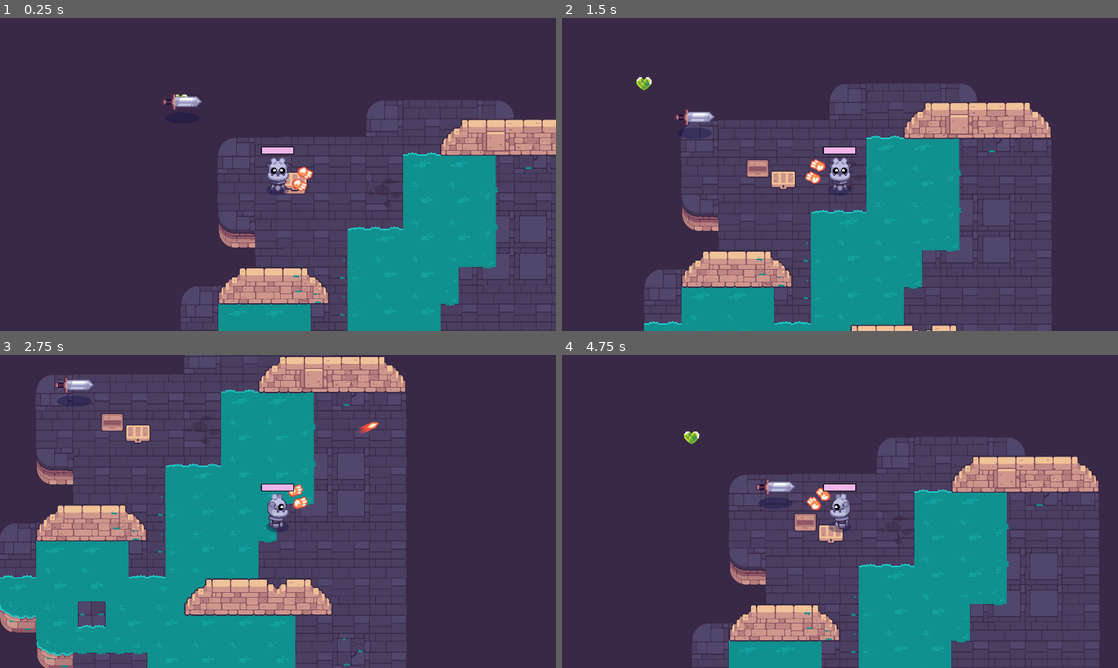
Above: before the commit, frames 1-4 (two rows, left to right).
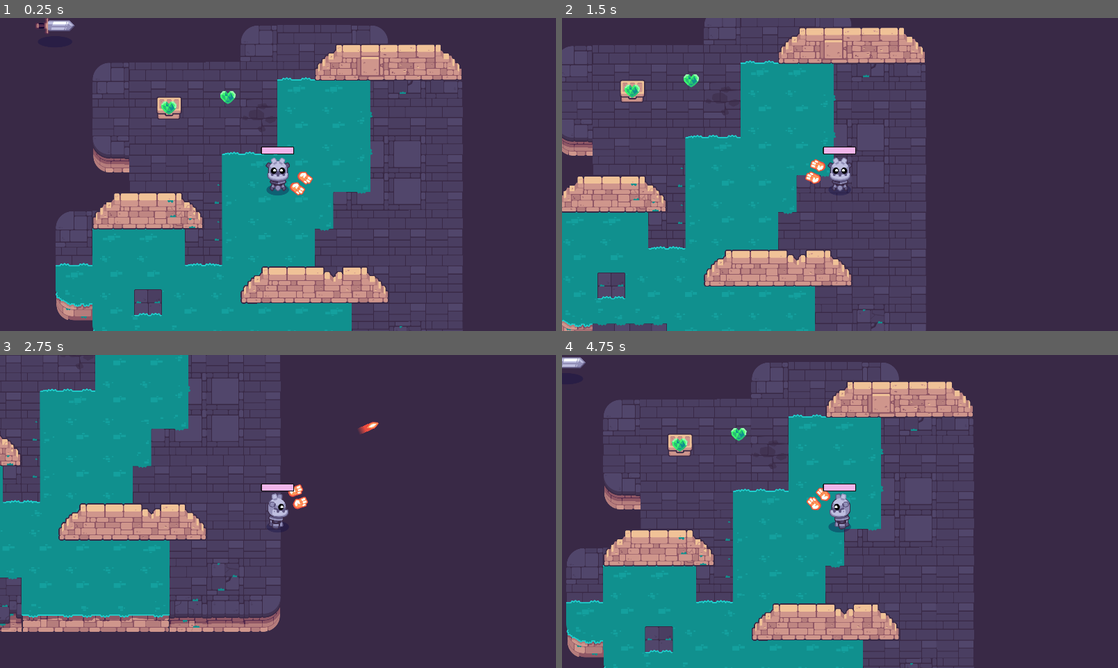
Above: after the commit, the same moments.

Repository: yokitann/Path-of-Sorcerers-Game-
Game: Godot game, scene res://game.tscn
The game is run twice, just before and just after one commit, with the same random seed, the same clock (stepped at 60 frames per second) and the same inputs. The project has no main scene, so this scene is started directly.
Inputs (mouse positions are in pixels of both pictures, inside the frame that each line leads up to):
- Up to frame 1 (0.25 s): no input
- Up to frame 2 (1.5 s): tap Enter at 0.5 s; move the mouse to (962, 158) at 0.52 s; hold Right (move_right) 0.53-1.28 s; tap E (pick_up) at 0.6, 1.35 s; click (962, 158) at 0.67 s; move the mouse to (728, 190) at 1.27 s; hold Down (move_down) from 1.28 s (still down)
- Up to frame 3 (2.75 s): move the mouse to (333, 442) at 2.02 s; release Down (move_down) at 2.03 s; hold Right (move_right) from 2.03 s (still down); tap Space (shoot) at 2.1 s; tap E (pick_up) at 2.3 s
- Up to frame 4 (4.75 s): move the mouse to (812, 574) at 2.77 s; release Right (move_right) at 2.78 s; hold Up (move_up) 2.78-3.53 s; tap Z at 2.85 s; click (812, 574) at 2.92 s; tap E (pick_up) at 3.05, 3.6, 4.35 s; move the mouse to (1006, 558) at 3.52 s; hold Left (move_left) from 3.53 s (still down); move the mouse to (673, 464) at 4.27 s

The runs differ from the first frame. In frame 1, 61% of the frame differs, in the area x 6-100%, y 0-100%; in frame 2, 64%, in the area x 0-89%, y 0-100%; in frame 3, 57%; in frame 4, 64%.

Commit message:
L12 pt 2

Diff:
--- a/M10.twin_stick_workbook/chest.gd
+++ b/M10.twin_stick_workbook/chest.gd
@@ -3,7 +3,7 @@
 @export var possible_items: Array[Item] = []
 @onready var _animation: AnimationPlayer = %AnimationPlayer
 
-var _player_touch := false
+var _player_touch := false #how does this variable work
 var _first_open := true
 
 func _ready() -> void:
@@ -15,10 +15,21 @@
 	)
 
 func _unhandled_input(event: InputEvent) -> void:
-	if Input.is_action_just_pressed("pick_up") and _first_open:
+	if _player_touch and Input.is_action_just_pressed("pick_up") and _first_open:
 		open()
+		_pickup_spawn()
 
 func open() -> void:
 	_animation.play("open")
 	_first_open = false
+	_pickup_spawn()
 	#not open again because first_open will not be true, so the _unhandled function will not play
+
+func _pickup_spawn():
+	if possible_items.is_empty(): #checks if the chest is empty
+		return
+
+	var item: Item = possible_items.pick_random()
+	var pickup = %Pickup
+	pickup.item = item
+	add_child(pickup)
--- a/M10.twin_stick_workbook/chest.tscn
+++ b/M10.twin_stick_workbook/chest.tscn
@@ -1,8 +1,9 @@
-[gd_scene load_steps=8 format=3 uid="uid://12dnbpavptvc"]
+[gd_scene load_steps=9 format=3 uid="uid://12dnbpavptvc"]
 
 [ext_resource type="Script" path="res://chest.gd" id="1_ee26v"]
 [ext_resource type="Texture2D" uid="uid://dub7cda3qxho2" path="res://pickups/chest/chest_bottom.png" id="2_xmxo4"]
 [ext_resource type="Texture2D" uid="uid://bfj2ayjhou4bv" path="res://pickups/chest/chest_top.png" id="3_dk4hh"]
+[ext_resource type="PackedScene" uid="uid://bj4pf6a3md3nw" path="res://pickup.tscn" id="4_ofe7j"]
 
 [sub_resource type="CircleShape2D" id="CircleShape2D_yheyh"]
 radius = 64.0
@@ -88,3 +89,7 @@
 libraries = {
 "": SubResource("AnimationLibrary_ywvvg")
 }
+
+[node name="Pickup" parent="." instance=ExtResource("4_ofe7j")]
+unique_name_in_owner = true
+position = Vector2(251, 190)
--- a/M10.twin_stick_workbook/game.tscn
+++ b/M10.twin_stick_workbook/game.tscn
@@ -1,31 +1,29 @@
-[gd_scene load_steps=10 format=3 uid="uid://x6xmxnb6itjb"]
+[gd_scene load_steps=8 format=3 uid="uid://x6xmxnb6itjb"]
 
 [ext_resource type="PackedScene" uid="uid://cu2rb5dl4ljte" path="res://levels/rooms/room_a.tscn" id="1_ere0q"]
 [ext_resource type="PackedScene" uid="uid://s7k716qf814e" path="res://player.tscn" id="2_ms2k1"]
 [ext_resource type="Script" path="res://healing_item.gd" id="3_drf2d"]
 [ext_resource type="PackedScene" uid="uid://i1dgp7566ecs" path="res://mob.tscn" id="3_wdo2k"]
 [ext_resource type="PackedScene" uid="uid://12dnbpavptvc" path="res://chest.tscn" id="4_abuy0"]
-[ext_resource type="AudioStream" uid="uid://c2woejhi871h1" path="res://pickups/pickup.wav" id="4_f8x67"]
-[ext_resource type="Texture2D" uid="uid://be8lmb157qflx" path="res://pickups/pickup_health.png" id="5_3ej4o"]
 [ext_resource type="PackedScene" uid="uid://bj4pf6a3md3nw" path="res://pickup.tscn" id="5_7h45y"]
 
 [sub_resource type="Resource" id="Resource_fd5nv"]
 script = ExtResource("3_drf2d")
 heal_amount = 100
-texture = ExtResource("5_3ej4o")
-sound_on_pickup = ExtResource("4_f8x67")
 
 [node name="Game" type="Node2D"]
+position = Vector2(7, 11)
 
 [node name="RoomA" parent="." instance=ExtResource("1_ere0q")]
 position = Vector2(0, -1)
 
 [node name="Pickup" parent="." instance=ExtResource("5_7h45y")]
+position = Vector2(847, 429)
 item = SubResource("Resource_fd5nv")
 
 [node name="Chest" parent="." instance=ExtResource("4_abuy0")]
 
 [node name="Player" parent="." instance=ExtResource("2_ms2k1")]
-position = Vector2(336, 254)
+position = Vector2(770, 513)
 
 [node name="Mob" parent="." instance=ExtResource("3_wdo2k")]
--- a/M10.twin_stick_workbook/item.gd
+++ b/M10.twin_stick_workbook/item.gd
@@ -3,5 +3,6 @@
 @export var texture: Texture2D = null
 @export var sound_on_pickup: AudioStream = null
 
+
 func use(player: Player) -> void:
 	pass
--- a/M10.twin_stick_workbook/pickup.gd
+++ b/M10.twin_stick_workbook/pickup.gd
@@ -1,13 +1,13 @@
 @tool
 extends Area2D
 
-@export var item: Item = null: set = set_item
+@export var item: Item = null#: set = set_item
 @onready var _gem: Sprite2D = %Gem
 @onready var _pickup_sound: AudioStreamPlayer2D = %PickupSound
-@onready var _animation: AnimationPlayer = %AnimationPlayer
+#@onready var _animation: AnimationPlayer = %AnimationPlayer
 
 func _ready() -> void:
-	set_item(item)
+	#set_item(item)
 	#_animation.play("idle")
 	body_entered.connect(_pickup)
 
@@ -18,9 +18,9 @@
 		print("sound")
 		queue_free()
 
-func set_item(value: Item) -> void:
-	item = value
-	if _gem != null:
-		_gem.texture = item.texture
-	if _pickup_sound != null:
-		_pickup_sound.stream = item.sound_on_pickup
+#func set_item(value: Item) -> void:
+	#item = value
+	#if _gem != null:
+		#_gem.texture = item.texture
+	#if _pickup_sound != null:
+		#_pickup_sound.stream = item.sound_on_pickup
--- a/M10.twin_stick_workbook/pickup.tscn
+++ b/M10.twin_stick_workbook/pickup.tscn
@@ -8,6 +8,7 @@
 [sub_resource type="Resource" id="Resource_nu3h5"]
 script = ExtResource("2_siggl")
 heal_amount = 100
+texture = ExtResource("3_w7ai3")
 sound_on_pickup = ExtResource("4_dpvkr")
 
 [sub_resource type="CircleShape2D" id="CircleShape2D_je3yt"]
@@ -74,7 +75,7 @@
 }
 
 [node name="Pickup" type="Area2D"]
-position = Vector2(250, 181)
+position = Vector2(552, 383)
 script = ExtResource("1_nukf8")
 item = SubResource("Resource_nu3h5")
 
